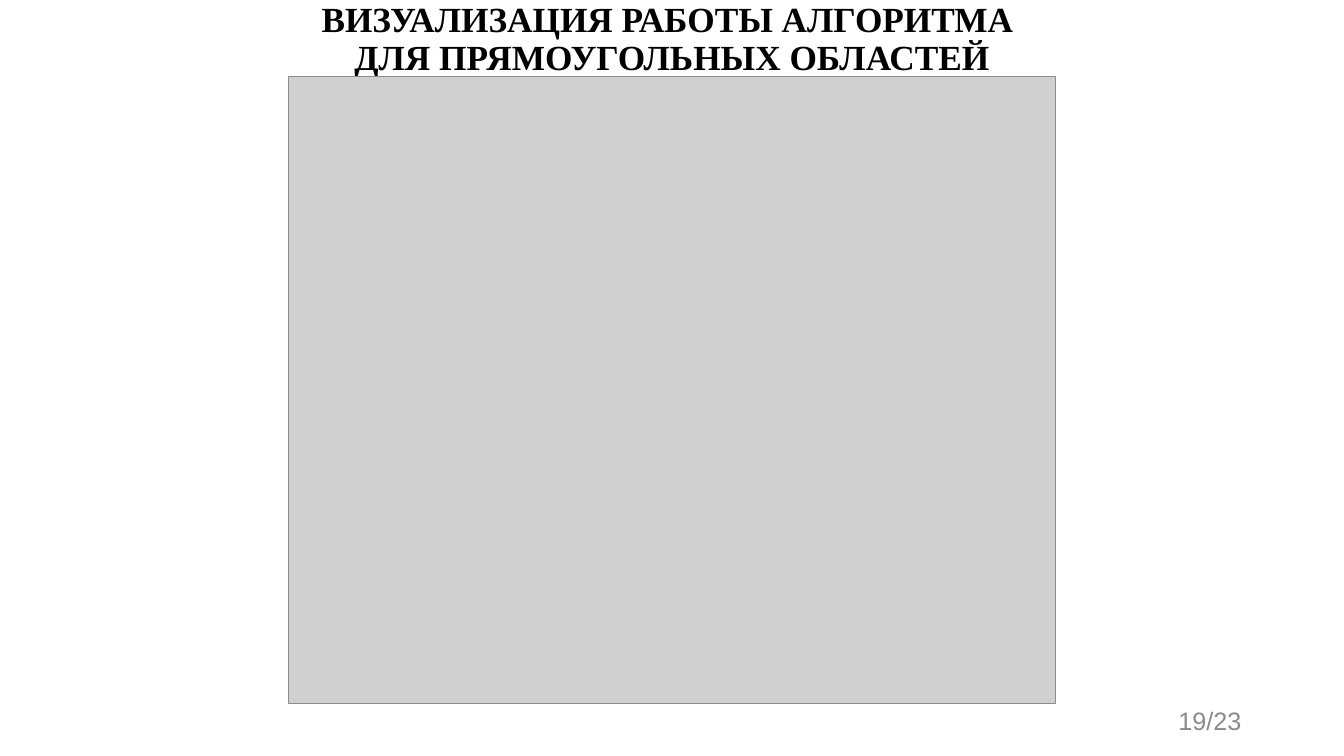
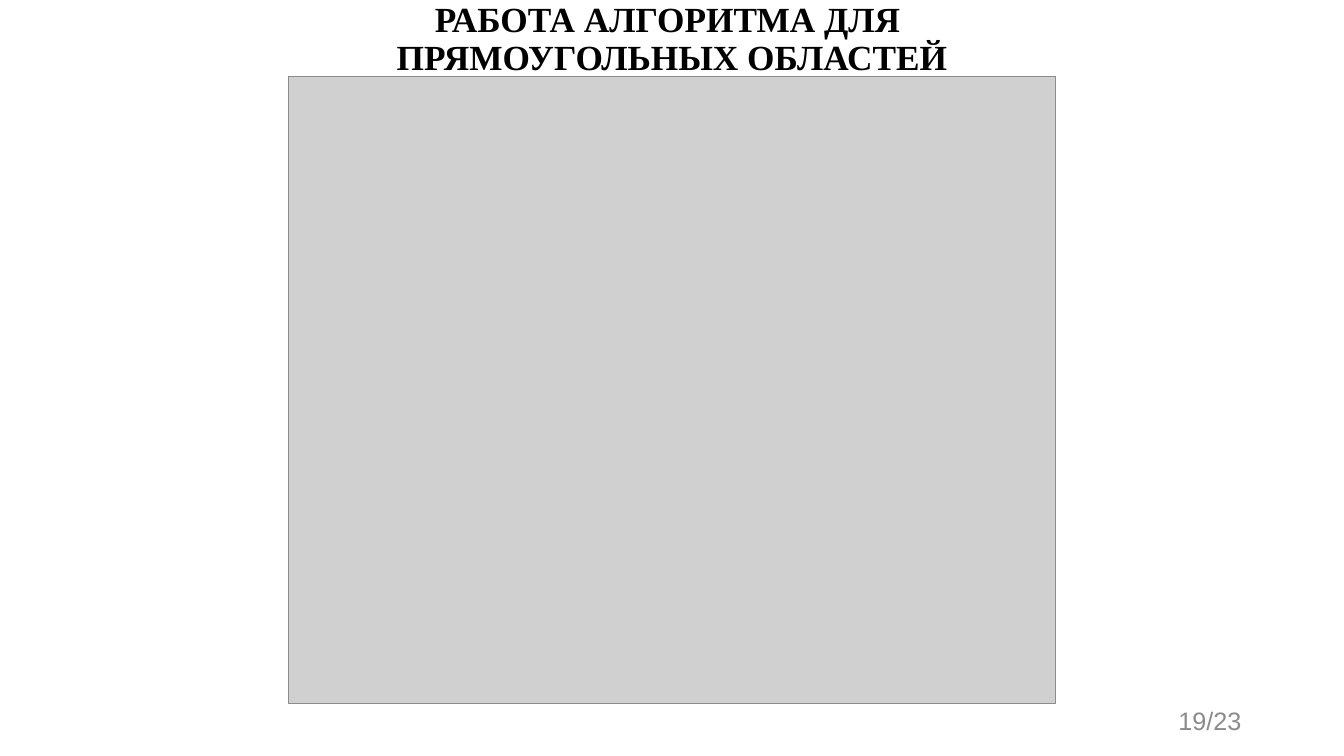
Before and after one commit to evgenkot/uav-route-calculation, a slide deck: slide 19 of doc/GQW/Raschupkin_EV_UAV_Route_Planning.pptx. Drawn at 1344x756 pixels with LibreOffice and Linux fonts; fonts in the diff are those of the drawing; grey boxes stand for pictures. Boxes give left, top, right and bottom in pixels: in the first picture for what was removed or moved away, otherwise in the second. Text is boxed around its words. In the diff, an @@ line names an element or a change of style, - is before the commit and + after.

```diff
--- a/doc/GQW/Raschupkin_EV_UAV_Route_Planning.pptx
+++ b/doc/GQW/Raschupkin_EV_UAV_Route_Planning.pptx
@@ title at (397,8,947,77): text changed @@
-ВИЗУАЛИЗАЦИЯ РАБОТЫ АЛГОРИТМА
-ДЛЯ ПРЯМОУГОЛЬНЫХ ОБЛАСТЕЙ
+РАБОТА АЛГОРИТМА ДЛЯ
+ПРЯМОУГОЛЬНЫХ ОБЛАСТЕЙ
```
Also in this commit, not shown: 15 other slides changed, 3 other files.
